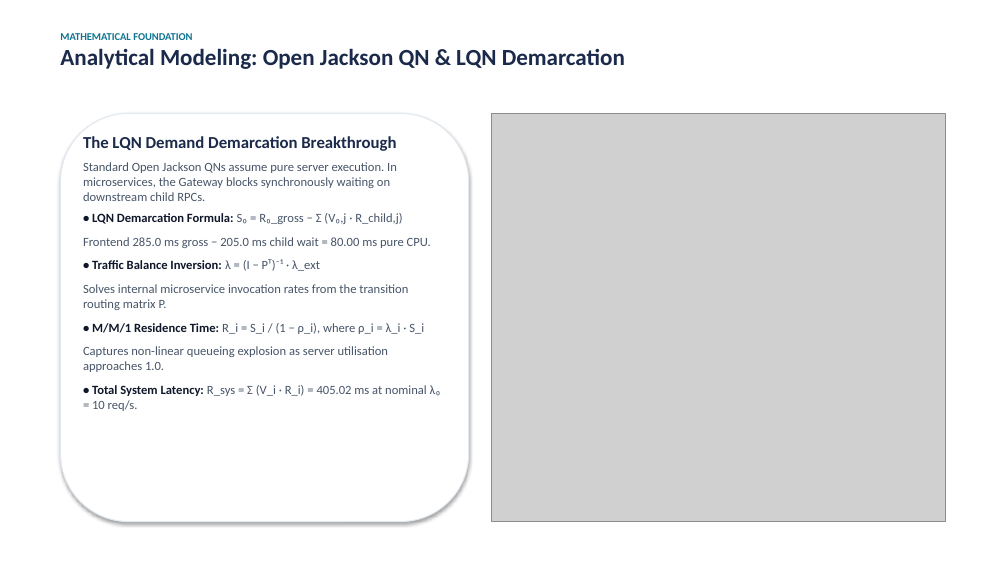
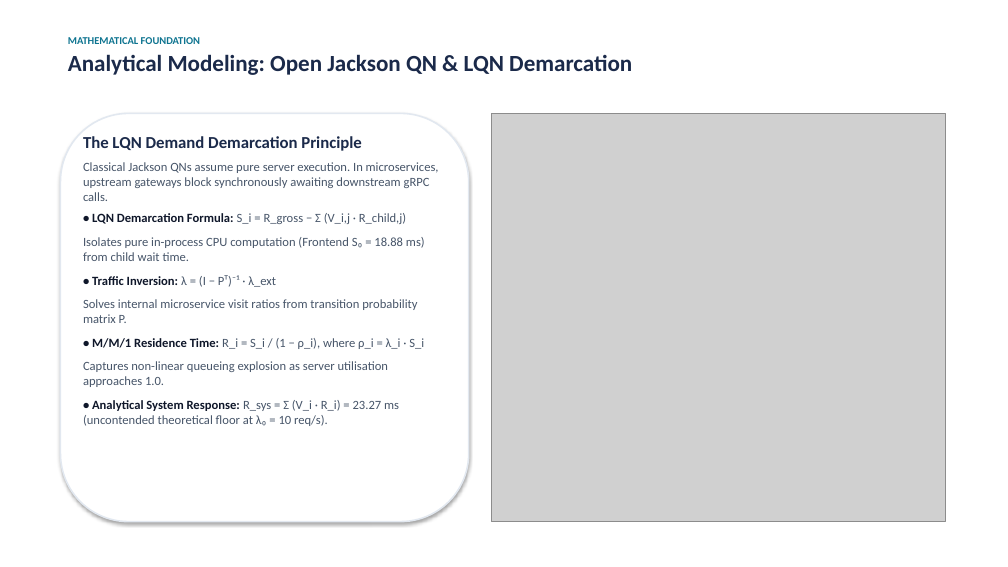
Before and after one commit to Silvio777-hub/Analytical-QN-LQN-Model-of-a-Microservice-Application, a slide deck: slide 4 of SPE_2025-26_Final_Presentation_Janneh_Silvio.pptx. Drawn at 1008x567 pixels with LibreOffice and Linux fonts; fonts in the diff are those of the drawing; grey boxes stand for pictures. Boxes give left, top, right and bottom in pixels: in the first picture for what was removed or moved away, otherwise in the second. Text is boxed around its words. In the diff, an @@ line names an element or a change of style, - is before the commit and + after.

```diff
--- a/SPE_2025-26_Final_Presentation_Janneh_Silvio.pptx
+++ b/SPE_2025-26_Final_Presentation_Janneh_Silvio.pptx
@@ text at (68, 54, 632, 75): more space between paragraphs @@
@@ rounded rectangle at (60, 113, 469, 522): outline #E2E8F0 1 pt to #E2E8F0 1.5 pt @@
@@ text at (83, 136, 439, 323): text changed @@
-The LQN Demand Demarcation Breakthrough
-Standard Open Jackson QNs assume pure server execution. In microservices, the Gateway blocks synchronously waiting on downstream child RPCs.
-• LQN Demarcation Formula: S₀ = R₀_gross − Σ (V₀,j · R_child,j)
-Frontend 285.0 ms gross − 205.0 ms child wait = 80.00 ms pure CPU.
-• Traffic Balance Inversion: λ = (I − Pᵀ)⁻¹ · λ_ext
-Solves internal microservice invocation rates from the transition routing matrix P.
+The LQN Demand Demarcation Principle
+Classical Jackson QNs assume pure server execution. In microservices, upstream gateways block synchronously awaiting downstream gRPC calls.
+• LQN Demarcation Formula: S_i = R_gross − Σ (V_i,j · R_child,j)
+Isolates pure in-process CPU computation (Frontend S₀ = 18.88 ms) from child wait time.
+• Traffic Inversion: λ = (I − Pᵀ)⁻¹ · λ_ext
+Solves internal microservice visit ratios from transition probability matrix P.
@@ text at (83, 400, 399, 426): text changed @@
-• Total System Latency: R_sys = Σ (V_i · R_i) = 405.02 ms at nominal λ₀ = 10 req/s.
+• Analytical System Response: R_sys = Σ (V_i · R_i) = 23.27 ms (uncontended theoretical floor at λ₀ = 10 req/s).
```
Also in this commit, not shown: 12 other slides changed, 1 other file.
